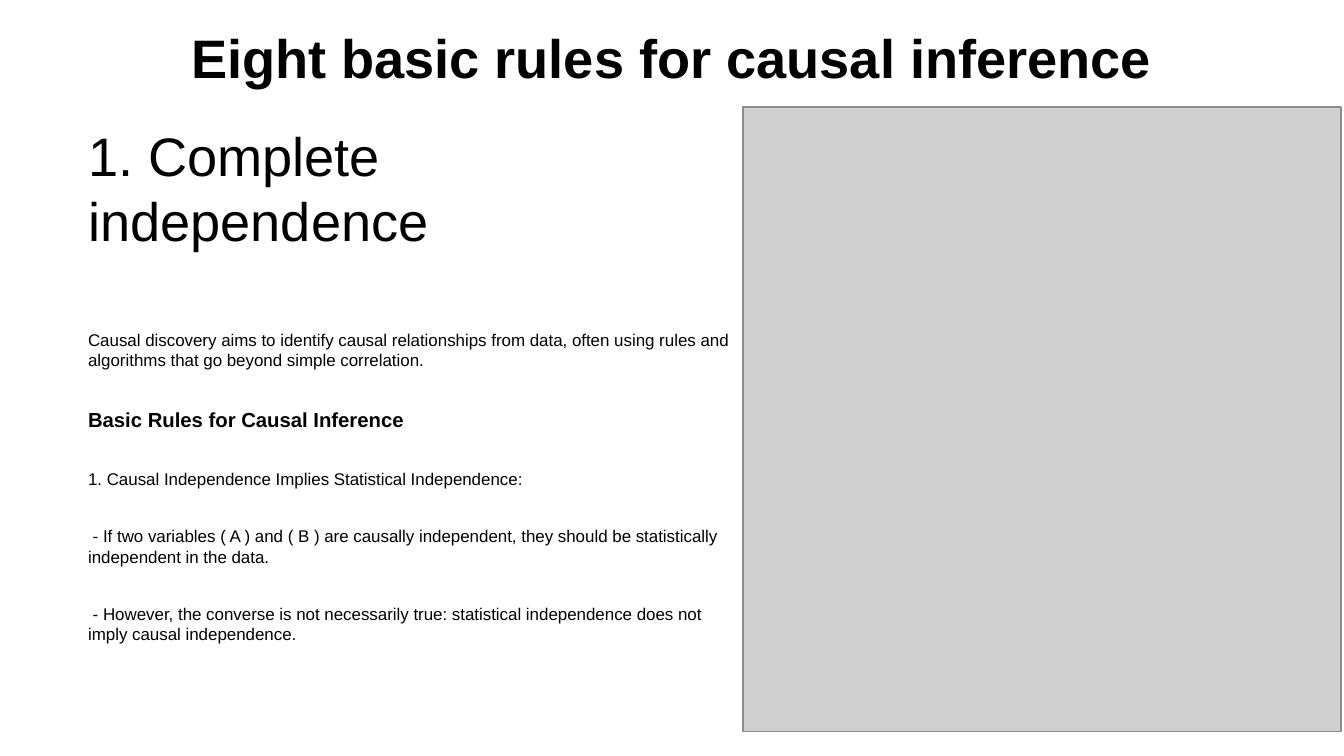
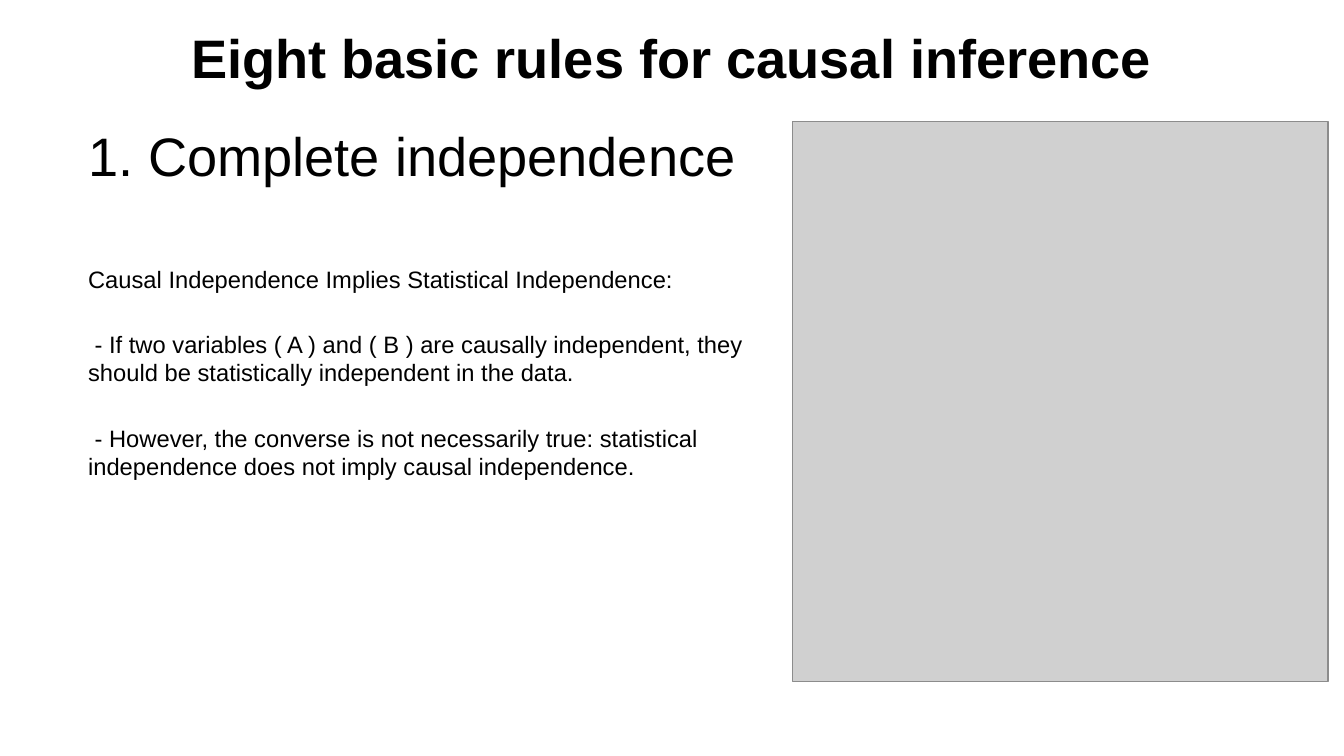
Before and after one commit to emoen/CausalityDiscoveryCrunchDAO, a slide deck: slide 9 of presentation/HIBRAIN_March_25.odp. Drawn at 1344x756 pixels with LibreOffice and Linux fonts; fonts in the diff are those of the drawing; grey boxes stand for pictures. Boxes give left, top, right and bottom in pixels: in the first picture for what was removed or moved away, otherwise in the second. Text is boxed around its words. In the diff, an @@ line names an element or a change of style, - is before the commit and + after.

Commit message:
updated presentation

```diff
--- a/presentation/HIBRAIN_March_25.odp
+++ b/presentation/HIBRAIN_March_25.odp
@@ picture: place and size @@
-picture at (743,107,1342,732)
+picture at (793,122,1328,682)
@@ text at (88,270,672,293): text changed; size 10 to 14 pt @@
-Causal discovery aims to identify causal relationships from data, often using rules and algorithms that go beyond simple correlation.
-Basic Rules for Causal Inference
-1. Causal Independence Implies Statistical Independence:
+Causal Independence Implies Statistical Independence:
@@ text at (88,335,742,480): size 10 to 14 pt in "- If two variables ( A ) ...", "- However, the converse is not necessarily ..." @@
```
Also in this commit, not shown: 5 other slides changed, 8 slides added, 6 slides removed.
